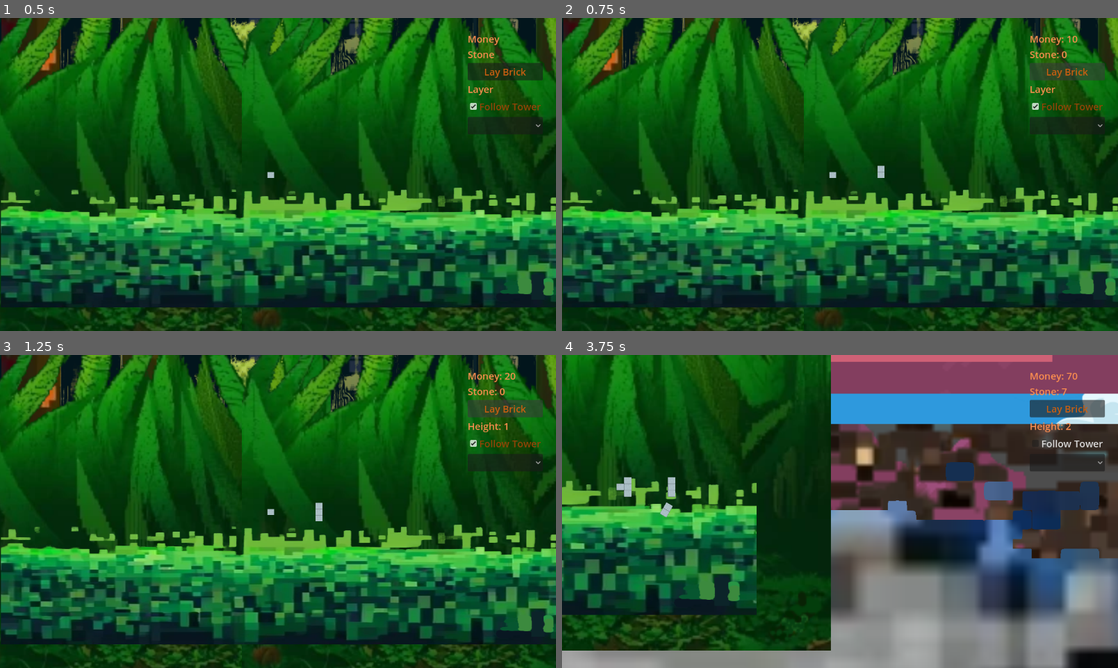
Above: before the commit, frames 1-4 (two rows, left to right).
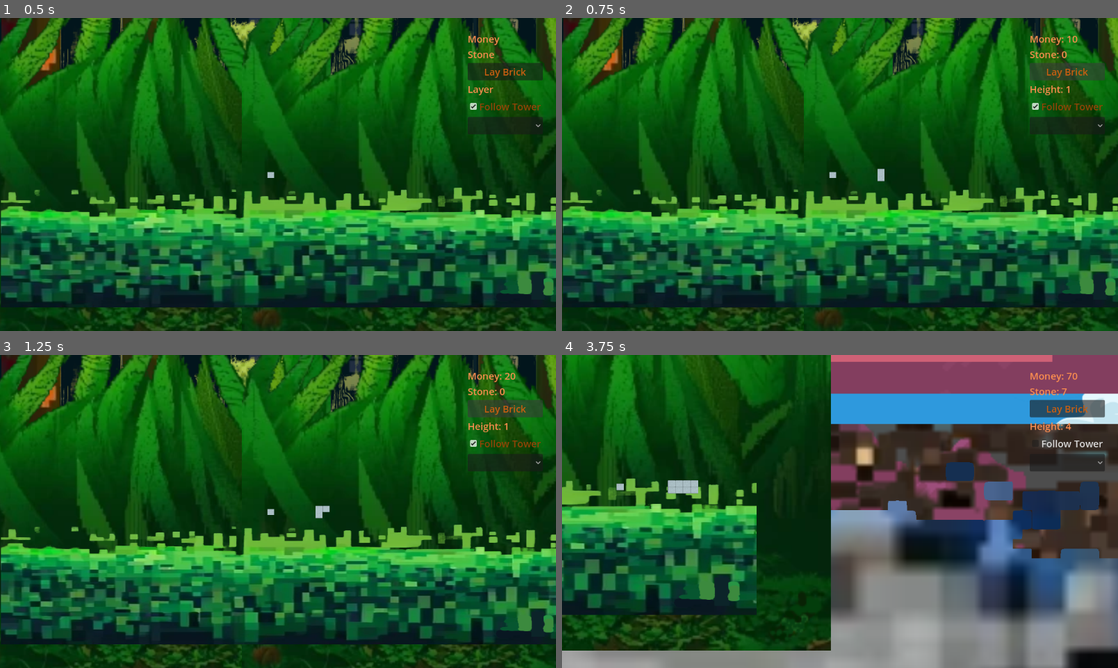
Above: after the commit, the same moments.

Repository: super-Colin/tower-builder
Game: Godot game, scene res://game.tscn
Two runs of this game, one before a commit and one after it. Both use one fixed random seed, a clock stepped at 60 frames per second and the inputs below.
Inputs (mouse positions are in pixels of both pictures, inside the frame that each line leads up to):
- Up to frame 1 (0.5 s): no input
- Up to frame 2 (0.75 s): click "Lay Brick" at 0.5 s
- Up to frame 3 (1.25 s): no input
- Up to frame 4 (3.75 s): click "Follow Tower" at 1.25 s; click (1067, 461) at 2 s; tap Enter at 2.75 s; move the mouse to (962, 495) at 2.77 s; hold Right (ui_right) 2.78-3.53 s; hold Mouse wheel down (scroll_down) 2.78-3.53 s; click (962, 495) at 2.92 s; move the mouse to (728, 527) at 3.52 s; hold Down (ui_down) from 3.53 s (still down); tap Mouse wheel up (scroll_up) at 3.6 s

Frame 1 is identical in both runs. In frame 2, 0.1% of the frame differs, in the area x 56-92%, y 21-53%; in frame 3, less than 0.1%; in frame 4, 0.4%, in the area x 11-92%, y 21-52%.

Commit message:
round tower now lines up blocks right, can deal with odd and even number bricks per layer

Diff:
--- a/Tower Round.gd
+++ b/Tower Round.gd
@@ -1,6 +1,6 @@
 extends Node2D
-var widthInBricksPerLayer = 3
-var heightInBricksPerTower = 2
+var widthInBricksPerLayer = 2
+var heightInBricksPerTower = 7
 
 var currentTowerWidthInBricks = 0
 var currentTowerLayerHeight = 0
@@ -12,12 +12,14 @@
 @export var radius = 100
 @export var scaleFactor = 1
 
-@onready var brickPixelWidth = $StoneBrick.texture.get_width()
 @onready var brickPixelHeight = $StoneBrick.texture.get_height()
 @onready var brickStartingScale = $StoneBrick.scale
 @onready var brickStartingAngle = rad_to_deg($StoneBrick.rotation)
 @onready var currentScale = brickStartingScale
+@onready var brickPixelWidth = $StoneBrick.texture.get_width()
 
+func brickPixelWidthScaled():
+	return brickPixelWidth * currentScale.x
 
 func _ready():
 	Events.addBrick.connect(addBrick)
@@ -30,18 +32,13 @@
 	var newBrick = $StoneBrick.duplicate()
 	var layerAngle = getLayerAngle()
 	var towerCenterPointOnCircle = getCenterOfTowerOnCircle()
-	var layerPixelWidth = float(widthInBricksPerLayer * brickPixelWidth * currentScale.x)
-	var positionInLayer = float(currentTowerWidthInBricks) / float(widthInBricksPerLayer)
-	#newBrick.position.x  = towerCenterPointOnCircle.x + (layerPixelWidth * positionInLayer)
-	#newBrick.position.y = towerCenterPointOnCircle.y + (currentTowerLayerHeight * brickPixelHeight * currentScale.y) * -1
-	var nextPosition = Vector2(towerCenterPointOnCircle.x + (layerPixelWidth * positionInLayer),  towerCenterPointOnCircle.y + (currentTowerLayerHeight * brickPixelHeight * currentScale.y) * -1)
-	#newBrick.position = setVectorLength(nextPosition, brickPixelHeight)
-	var towerCenterPointOnLayer = setVectorLength(towerCenterPointOnCircle, brickPixelHeight * currentScale.y *currentTowerLayerHeight)
-	#newBrick.position = setVectorLength(towerCenterPointOnCircle, brickPixelHeight * currentScale.x *currentTowerLayerHeight)
+
+
+	var heightToAddFromLayers = (brickPixelHeight * currentScale.y * currentTowerLayerHeight) + towerCenterPointOnCircle.length()
+	var towerCenterPointOnLayer = setVectorLength(towerCenterPointOnCircle, heightToAddFromLayers)
 	newBrick.scale = currentScale
 	newBrick.rotation = deg_to_rad(layerAngle + brickStartingAngle)
 	newBrick.position = findBrickPointInLayer(towerCenterPointOnLayer)
-	#print("rotation set at ", newBrick.rotation)
 
 	newBrick.visible = true
 	$'.'.add_child(newBrick)
@@ -69,82 +66,39 @@
 	# find the brick that will be in the middle
 	var midBrickPosition = ceil(widthInBricksPerLayer / 2.0)
 	var isCenterOfOddLayer = currentTowerWidthInBricks + 1 == midBrickPosition and widthInBricksPerLayer % 2 != 0
-	# build a new vector position
-	var n = layerCenterPointVector
-	var brickWidthFromCenter = ceil(widthInBricksPerLayer / 2 * brickPixelWidth) * currentScale.x
-	var offsetVector = setVectorLength(layerCenterPointVector.orthogonal(), brickWidthFromCenter)
-	#print("angle is ",layerCenterPointVector.angle())
-	#print("orth vector is ",layerCenterPointVector.orthogonal())
-	#print("midBrickPosition ", midBrickPosition, ", next width ", currentTowerWidthInBricks +1)
+	print("midBrickPosition is ",midBrickPosition)
+	# if it's the middle of an odd row then return the center position
+	if isCenterOfOddLayer:
+		print("center of odd layer")
+		print("=======")
+		return layerCenterPointVector
+	# build a new vector position.
+	var bricksFromCenter = abs(midBrickPosition - (currentTowerWidthInBricks + 1))
+	var brickWidthFromCenter = bricksFromCenter * brickPixelWidthScaled()
+	var offsetVector
 	# if less than the middle block
 	if currentTowerWidthInBricks +1 < midBrickPosition:
-		print("left side")
+		print("<- left side")
 		offsetVector = setVectorLength(layerCenterPointVector.orthogonal(), brickWidthFromCenter)
-	# if it's the middle of an odd row then return the center position
-	if isCenterOfOddLayer:
-		print("center")
-		print("=======")
-		return layerCenterPointVector
-	if currentTowerWidthInBricks +1 > midBrickPosition :
-		print("right side")
-		offsetVector = setVectorLength(layerCenterPointVector.orthogonal(), brickWidthFromCenter) * -1
-
+	# if more than the middle block on an odd tower
+	if currentTowerWidthInBricks +1 > midBrickPosition and widthInBricksPerLayer % 2 != 0:
+		print("-> right side")
+		offsetVector = setVectorLength(layerCenterPointVector.orthogonal() * -1, brickWidthFromCenter)
+	# If more than the middle (an even number) and the total width is even
+	if currentTowerWidthInBricks +1 > midBrickPosition and widthInBricksPerLayer % 2 == 0:
+		print("-> right side")
+		#offsetVector = offsetVector * -1
+		offsetVector = setVectorLength(layerCenterPointVector.orthogonal() * -1, brickPixelWidthScaled()/2)
+	# If this is an even width tower
+	if currentTowerWidthInBricks +1 == midBrickPosition :
+		print("-- center of even")
+		offsetVector = setVectorLength(layerCenterPointVector.orthogonal(), brickPixelWidthScaled()/2)
 	print("offsetVector is ", offsetVector)
-	print("final is ", layerCenterPointVector + offsetVector)
 	print("=======")
 	return layerCenterPointVector + offsetVector
 
 
-#func findBrickPointInLayer(layerCenterPointVector):
-	#var midBrickPosition = ceil(widthInBricksPerLayer / 2)
-	#var isCenterOfOddLayer = currentTowerWidthInBricks + 1 == midBrickPosition and widthInBricksPerLayer % 2 != 0
-	#if widthInBricksPerLayer <= 1 or isCenterOfOddLayer:
-		#print("returning next position is center of odd row ",layerCenterPointVector)
-		#print("=======")
-		#return layerCenterPointVector
-	#var n = Vector2()
-	#var brickWidthFromCenter = ceil(widthInBricksPerLayer / 2 * brickPixelWidth) * currentScale.x
-	#n += layerCenterPointVector
-	#var offsetVector = setVectorLength(layerCenterPointVector.orthogonal(), brickWidthFromCenter)
-	#print("angle is ",layerCenterPointVector.angle())
-	#print("orth vector is ",layerCenterPointVector.orthogonal())
-	#print("offsetVector is ", offsetVector)
-	#
-	#if currentTowerWidthInBricks +1 > midBrickPosition:
-		#print("flipping -- ", currentTowerWidthInBricks, " currentTowerWidthInBricks-midBrickPosition ", midBrickPosition)
-		#offsetVector = setVectorLength(layerCenterPointVector.orthogonal(), -brickWidthFromCenter)
-	#
-	#
-	#var combinedV = offsetVector + layerCenterPointVector
-	##var combinedV = Vector2()
-	##combinedV.x = offsetVector.x + layerCenterPointVector.x
-	##combinedV.y = offsetVector.y + layerCenterPointVector.y
-	#print("combinedV is ", combinedV, " angle is ", combinedV.angle(), " --- new is ", n)
-	#
-	#
 
-
-
-	#n.x = cos(layerCenterPointVector.angle() + combinedV.angle() ) * brickWidthFromCenter
-	#n.y = sin(layerCenterPointVector.angle() + combinedV.angle() ) * brickWidthFromCenter
-	#n = combinedV
-	#print("new is now ", n)
-	##if n.x > n.y:
-		###print("flipping layer point x")
-		##n.x = cos(((layerCenterPointVector.angle() + 90)) * brickWidthFromCenter)
-		##n.y = sin((layerCenterPointVector.angle() + 90)) * brickWidthFromCenter
-		##print("adding angle to x ", n)
-		###n.x = -n.x
-	##else:
-		##if n.y > n.x:
-			###print("flipping layer point y")
-			##n.x = cos(layerCenterPointVector.angle() + 0.25) * -brickWidthFromCenter
-			##n.y = sin(layerCenterPointVector.angle() + 3) * -brickWidthFromCenter
-			##print("adding angle to y ", n)
-			###n.y = -n.y
-	##print("returning next position ", n)
-	#print("=======")
-	#return n
 
 
 
Not shown, added: towE1F7.tmp
